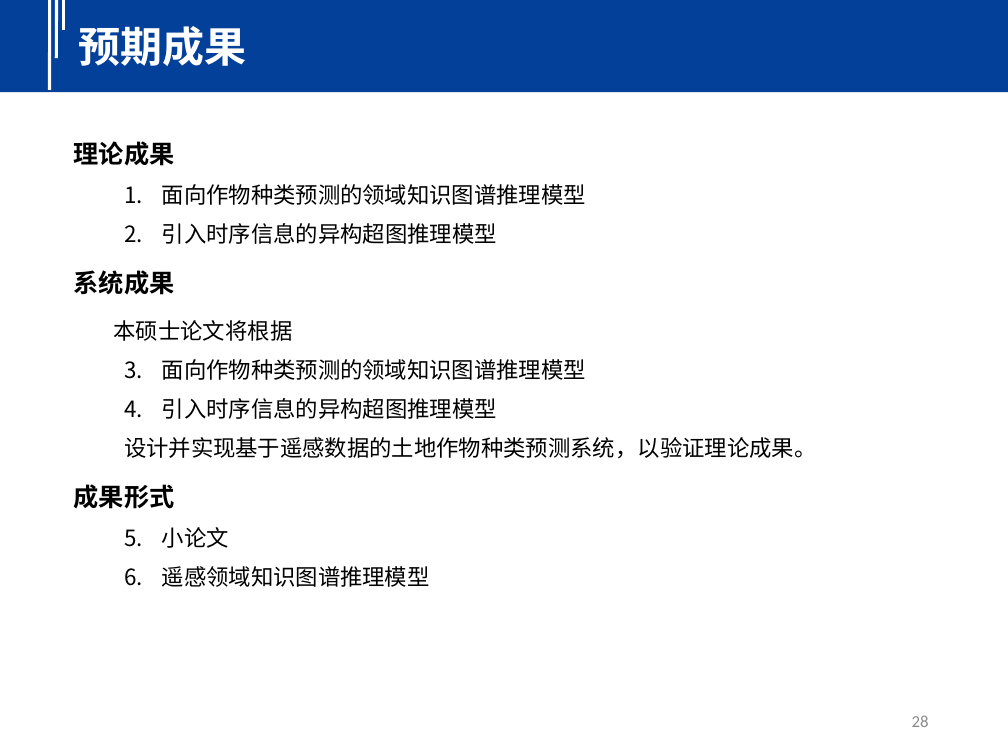
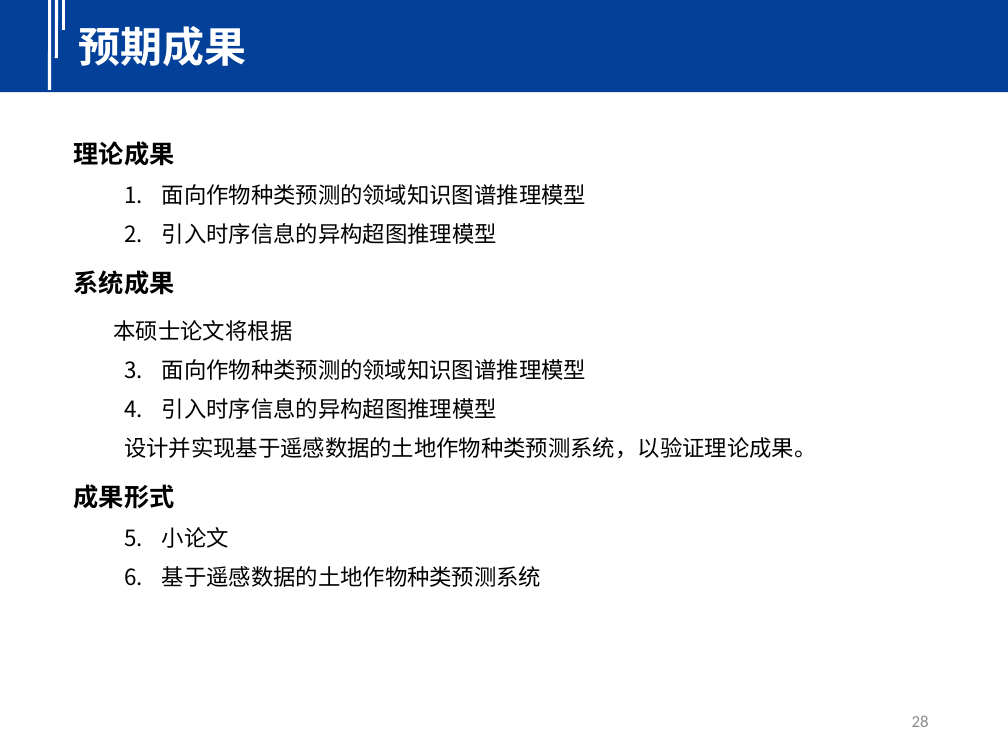
Before and after one commit to seu-cloud/seu-cloud-study, a slide deck: slide 28 of PPT/2023/20230602-巩傲凡-面向作物种类预测的知识推理技术研究.pptx. Drawn at 1008x756 pixels with LibreOffice and Linux fonts; fonts in the diff are those of the drawing. Boxes give left, top, right and bottom in pixels: in the first picture for what was removed or moved away, otherwise in the second. Text is boxed around its words. In the diff, an @@ line names an element or a change of style, - is before the commit and + after.

```diff
--- a/PPT/2023/20230602-巩傲凡-面向作物种类预测的知识推理技术研究.pptx
+++ b/PPT/2023/20230602-巩傲凡-面向作物种类预测的知识推理技术研究.pptx
@@ text at box(162, 566, 541, 587): text changed @@
-  2. 遥感领域知识图谱推理模型
+  2. 基于遥感数据的土地作物种类预测系统
```
Also in this commit, not shown: 17 other slides changed, 1 slide added, 1 slide removed.
